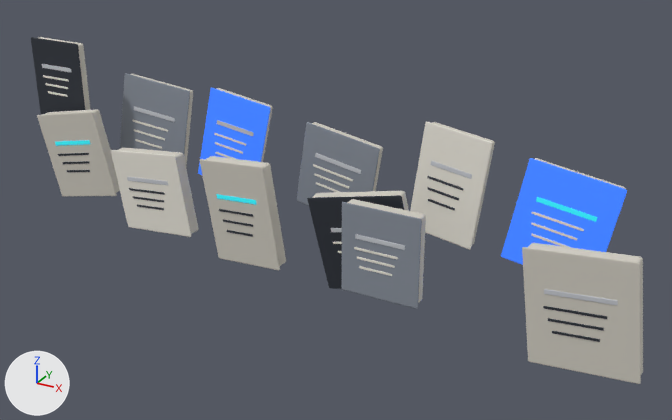
What one commit did to the glTF model apps/web/public/hero/hero-documents-master.glb.
One viewpoint serves both versions: a 50 mm camera at (5.56, -7.49, 4.3) aimed at (0.93, 0.92, 0.09). The axes (+X, +Y, +Z) are drawn at lower left. The lights are the same throughout. The first picture is the older version. Both versions are drawn at frame 120 of the action 'Document 10 Support LogsAction'; the numbers are the values there.

The first picture shows 'Annual Report spine', 'Contract spine', 'Dataset Dictionary spine', 'Knowledge Notes spine', 'Policy spine', 'Presentation spine', 'Public Filing spine', 'Research Paper spine', 'Scanned Archive spine', 'Spreadsheet spine', 'Support Logs spine', 'Technical Manual spine' and 56 more.
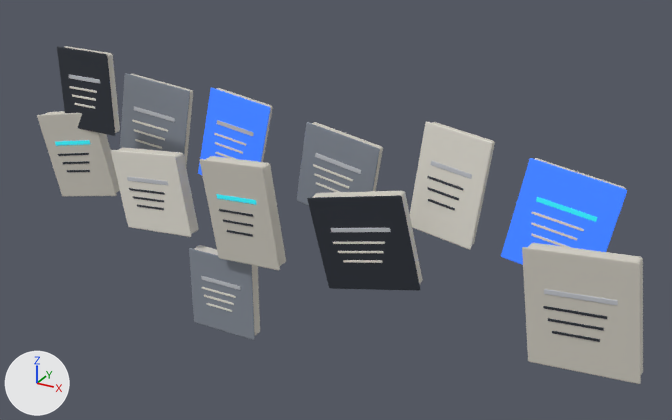
ob_document_01_annual_report is not drawn itself; it is the parent of ob_annual_report_mark_1, ob_annual_report_mark_2, ob_annual_report_mark_3, ob_annual_report_semantic_stripe, ob_annual_report_spine, ob_annual_report_volume.
ob_document_10_support_logs is not drawn itself; it is the parent of ob_support_logs_mark_1, ob_support_logs_mark_2, ob_support_logs_mark_3, ob_support_logs_semantic_stripe, ob_support_logs_spine, ob_support_logs_volume.

What differs and where, as boxes (x1, y1, x2, y2) in the pictures (672 x 420 px):
'Support Logs spine', moved: before (342, 202, 422, 309); after (189, 248, 255, 340)
'Annual Report spine', moved: before (31, 37, 85, 114); after (57, 46, 115, 136)
'Support Logs volume', moved: before (347, 199, 426, 303); after (194, 245, 260, 335)
'Annual Report volume', moved: before (38, 37, 91, 110); after (65, 46, 120, 133)
'Support Logs semantic stripe', moved: before (355, 234, 405, 250); after (201, 276, 241, 290)
'Annual Report semantic stripe', moved: before (42, 64, 72, 73); after (69, 74, 100, 84)
'Support Logs mark 1', moved: before (354, 247, 398, 259); after (201, 287, 236, 298)
'Support Logs mark 2', moved: before (357, 257, 395, 268); after (204, 295, 234, 305)
'Support Logs mark 3', moved: before (359, 266, 392, 276); after (206, 303, 232, 312)
'Annual Report mark 1', moved: before (43, 75, 69, 82); after (69, 86, 97, 93)
'Annual Report mark 2', moved: before (45, 83, 68, 89); after (72, 94, 96, 101)
'Annual Report mark 3', moved: before (48, 91, 68, 97); after (75, 103, 95, 109)
'Policy spine', unchanged, uncovered by the edit: before (307, 195, 404, 289); after (307, 195, 420, 291)

The edits, one by one:
Object 'Document 01 Annual Report' (ob_document_01_annual_report) moves from (-2.937, 0.838, 1.103) to (-2.253, 0.589, 1.119).
Object 'Document 10 Support Logs' (ob_document_10_support_logs) moves from (1.886, 0.202, 0.0994) to (-0.244, 0.38, -0.996).
